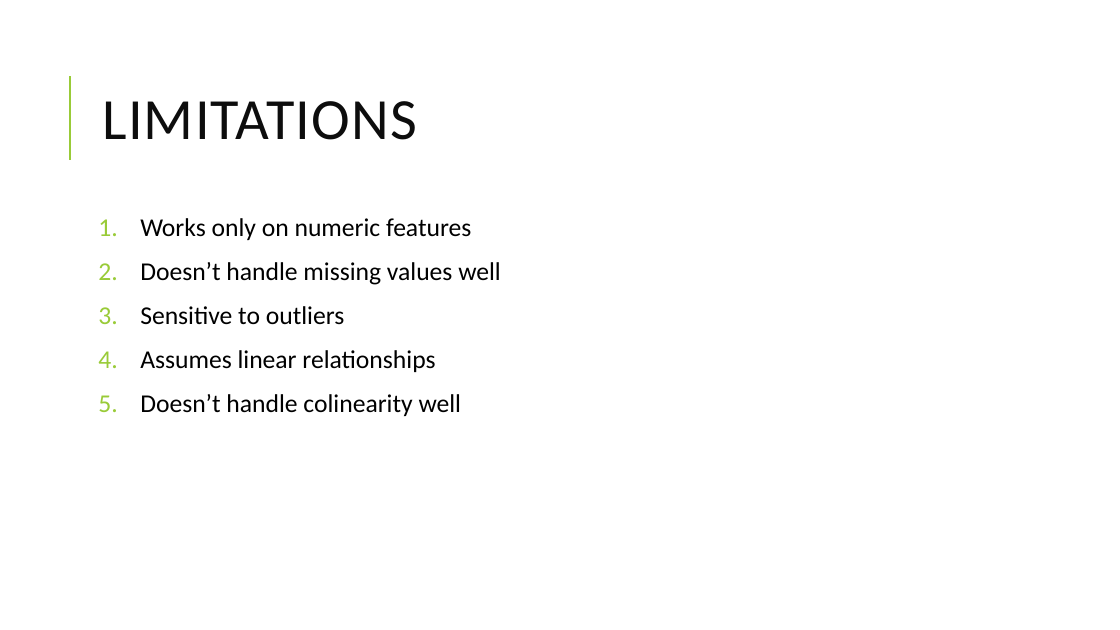
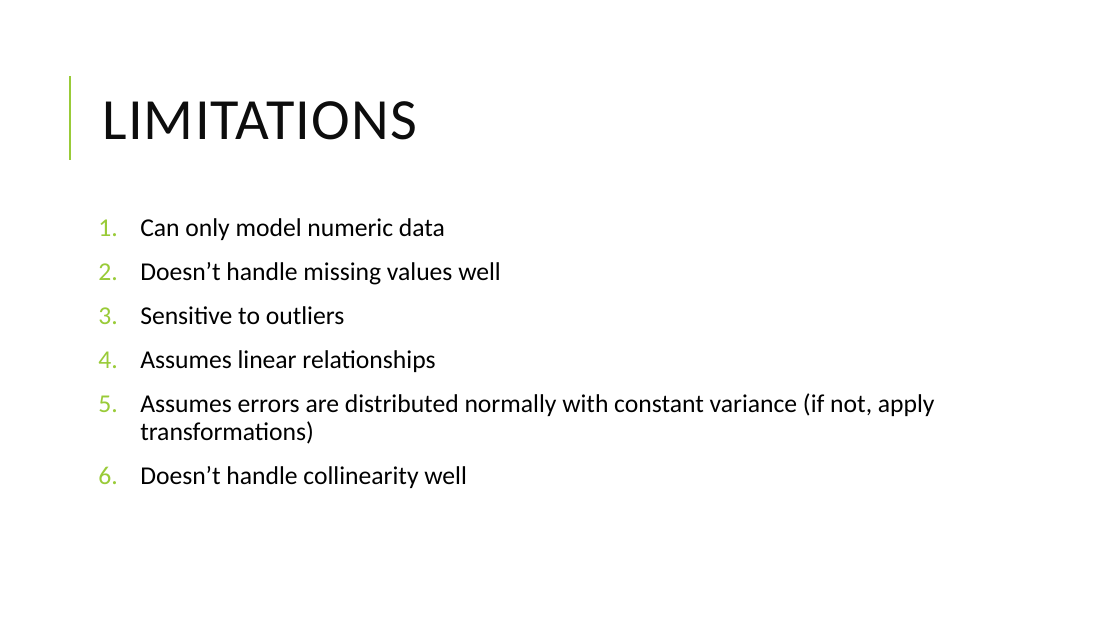
Before and after one commit to yaniv63/applied-data-science, a slide deck: slide 12 of Applied Data Science - Regression.pptx (slide 6 before the commit). Drawn at 1120x630 pixels with LibreOffice and Linux fonts; fonts in the diff are those of the drawing. Boxes give left, top, right and bottom in pixels: in the first picture for what was removed or moved away, otherwise in the second. Text is boxed around its words. In the diff, an @@ line names an element or a change of style, - is before the commit and + after.

Commit message:
added presentations

```diff
--- a/Applied Data Science - Regression.pptx
+++ b/Applied Data Science - Regression.pptx
@@ text at box(140, 218, 445, 240): text changed @@
-1. Works only on numeric features
+1. Can only model numeric data
@@ text at box(140, 393, 935, 488): text changed @@
-5. Doesn’t handle colinearity well
+5. Assumes errors are distributed normally with constant variance (if not, apply transformations)
+6. Doesn’t handle collinearity well
```
Also in this commit, not shown: 1 other slide changed, 13 slides added, 4 slides removed, 7 other files.
